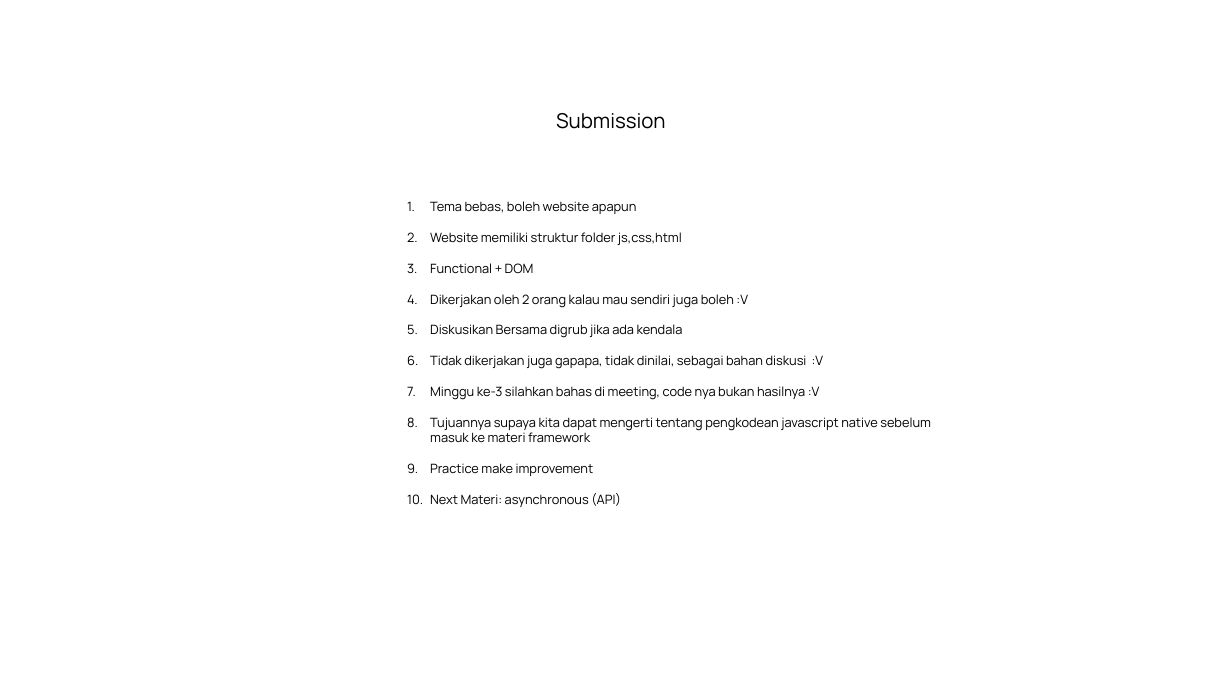
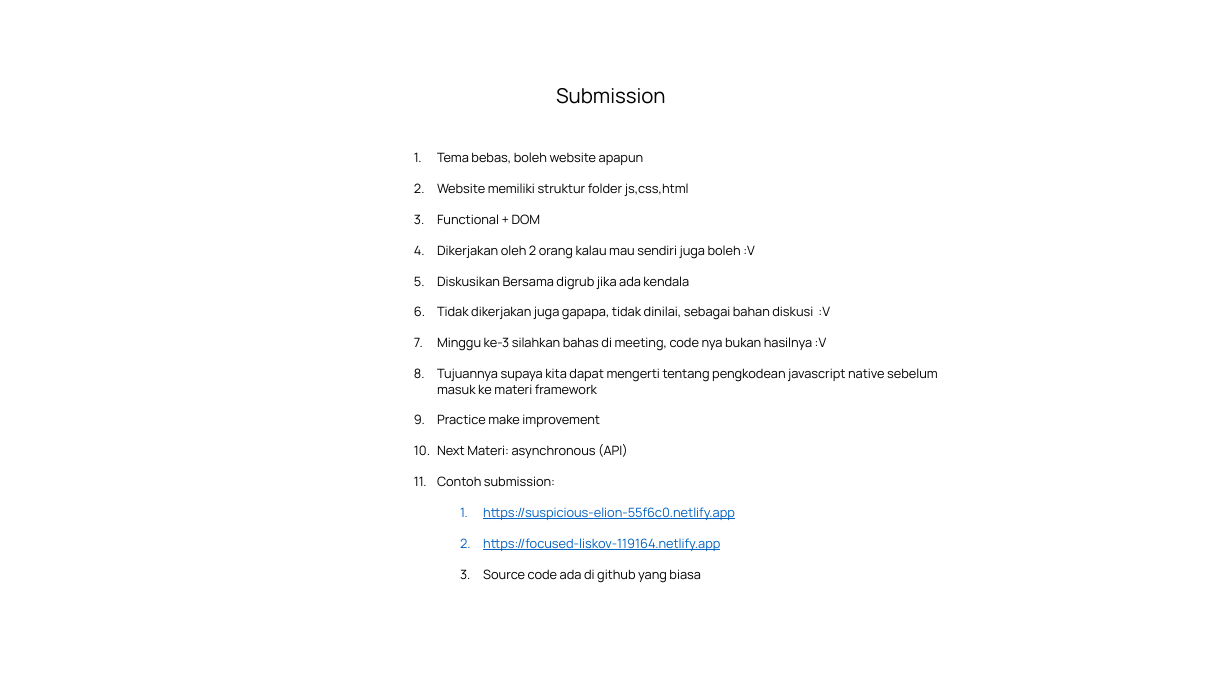
Before and after one commit to saddam-satria/learning-material, a slide deck: slide 11 of march/week-2/meeting-2/PPT.pptx. Drawn at 1232x693 pixels with LibreOffice and Linux fonts; fonts in the diff are those of the drawing. Boxes give left, top, right and bottom in pixels: in the first picture for what was removed or moved away, otherwise in the second. Text is boxed around its words. In the diff, an @@ line names an element or a change of style, - is before the commit and + after.

Commit message:
new material

```diff
--- a/march/week-2/meeting-2/PPT.pptx
+++ b/march/week-2/meeting-2/PPT.pptx
@@ text "Submission": place and size @@
-text "Submission" at (556,113,666,129)
+text "Submission" at (556,88,666,104)
@@ text "Tema bebas, boleh website apapun": place and size @@
-text "Tema bebas, boleh website apapun" at (430,201,931,507)
+text "Tema bebas, boleh website apapun" at (437,152,938,583)
@@ text at (437,476,735,583): paragraphs added @@
+11. Contoh submission:
+  1. https://suspicious-elion-55f6c0.netlify.app
+  2. https://focused-liskov-119164.netlify.app
+  3. Source code ada di github yang biasa
```
Also in this commit, not shown: 4 other files.
